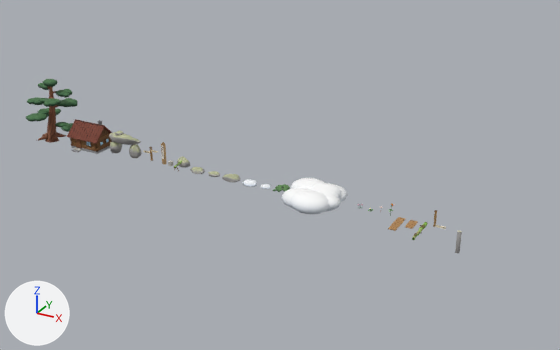
Renders of the Blender file blender/mountain_kit.blend from each side of a commit.
Camera for both pictures: a camera (50 mm lens) standing at (283.0, -257.0, 135.0) and looking at (139.0, 4.0, 5.0). The axes (+X, +Y, +Z) are drawn at lower left. The lights are the same throughout. The first picture is the older version.

In view in the first picture: 'Mtn_CloudPuff', 'Mtn_Haimatsu', 'Mtn_Hut', 'Mtn_Log', 'Mtn_Pine', 'Mtn_Plank', 'Mtn_PlankShort', 'Mtn_RockArch', 'Mtn_SignArrow', 'Mtn_SignPost', 'Mtn_StepPillar' and 8 more.
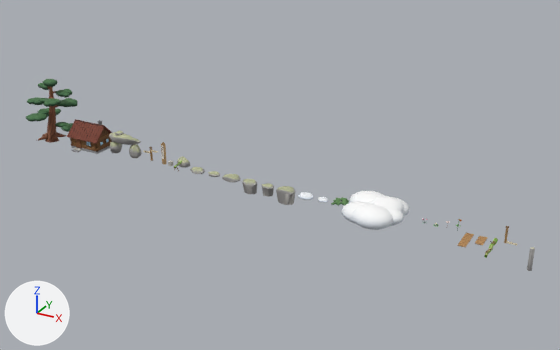
Location of each change, [x1, y1, x2, y2] in pixels of the pictures (560 x 350 px):
'Mtn_CloudPuff', moved
    before: [281, 178, 347, 214]
    after: [341, 191, 410, 230]
'Mtn_StairSlab_C', added
    after: [276, 186, 296, 205]
'Mtn_Plank', moved
    before: [388, 217, 405, 231]
    after: [457, 233, 474, 248]
'Mtn_StepPillar', moved
    before: [455, 230, 462, 253]
    after: [527, 247, 535, 271]
'Mtn_StairSlab_A', added
    after: [242, 179, 257, 194]
'Mtn_Haimatsu', moved
    before: [273, 184, 290, 192]
    after: [331, 197, 349, 206]
'Mtn_Log', moved
    before: [412, 222, 428, 240]
    after: [484, 238, 498, 258]
'Mtn_PlankShort', moved
    before: [405, 220, 418, 229]
    after: [475, 236, 488, 245]
'Mtn_StairSlab_B', added
    after: [261, 183, 274, 197]
'Mtn_SignPost', moved
    before: [433, 210, 437, 227]
    after: [504, 226, 509, 243]
'Mtn_SignArrow', moved
    before: [435, 225, 446, 229]
    after: [506, 241, 517, 246]

Patch to the scene script:
```diff
--- a/blender/mountain_kit.blend.py
+++ b/blender/mountain_kit.blend.py
@@ me_mtn_stairslab_c @@
+me_mtn_stairslab_c.from_pydata(...)  # 162 vertices, 320 faces; spans x -3.84..4.19, y -2.52..3.24, z -5.19..1.44
+me_mtn_stairslab_c.polygons.foreach_set('use_smooth', [True] * 320)
+me_mtn_stairslab_c.materials.append(mat_vertexcolor)
@@ me_mtn_stairslab_b @@
+me_mtn_stairslab_b.from_pydata(...)  # 162 vertices, 320 faces; spans x -2.66..2.97, y -2.0..2.31, z -3.76..1.04
+me_mtn_stairslab_b.polygons.foreach_set('use_smooth', [True] * 320)
+me_mtn_stairslab_b.materials.append(mat_vertexcolor)
@@ me_mtn_stairslab_a @@
+me_mtn_stairslab_a.from_pydata(...)  # 162 vertices, 320 faces; spans x -3.59..3.36, y -2.8..2.55, z -4.34..1.2
+me_mtn_stairslab_a.polygons.foreach_set('use_smooth', [True] * 320)
+me_mtn_stairslab_a.materials.append(mat_vertexcolor)
@@ ob_mtn_haimatsu @@
 ob_mtn_haimatsu = bpy.data.objects.new('Mtn_Haimatsu', me_mtn_haimatsu)
-ob_mtn_haimatsu.location = (142.7, 0.0, 0.0)
+ob_mtn_haimatsu.location = (169.3, 0.0, 0.0)
@@ ob_mtn_cloudpuff @@
 ob_mtn_cloudpuff = bpy.data.objects.new('Mtn_CloudPuff', me_mtn_cloudpuff)
-ob_mtn_cloudpuff.location = (161.2, 0.0, 0.0)
+ob_mtn_cloudpuff.location = (187.8, 0.0, 0.0)
@@ ob_mtn_plank @@
 ob_mtn_plank = bpy.data.objects.new('Mtn_Plank', me_mtn_plank)
-ob_mtn_plank.location = (195.0, 0.0, 0.0)
+ob_mtn_plank.location = (221.6, 0.0, 0.0)
@@ ob_mtn_plankshort @@
 ob_mtn_plankshort = bpy.data.objects.new('Mtn_PlankShort', me_mtn_plankshort)
-ob_mtn_plankshort.location = (200.0, 0.0, 0.0)
+ob_mtn_plankshort.location = (226.6, 0.0, 0.0)
@@ ob_mtn_log @@
 ob_mtn_log = bpy.data.objects.new('Mtn_Log', me_mtn_log)
-ob_mtn_log.location = (204.5, 0.0, 0.0)
+ob_mtn_log.location = (231.1, 0.0, 0.0)
@@ ob_mtn_signpost @@
 ob_mtn_signpost = bpy.data.objects.new('Mtn_SignPost', me_mtn_signpost)
-ob_mtn_signpost.location = (208.0, 0.0, 0.0)
+ob_mtn_signpost.location = (234.6, 0.0, 0.0)
@@ ob_mtn_signarrow @@
 ob_mtn_signarrow = bpy.data.objects.new('Mtn_SignArrow', me_mtn_signarrow)
-ob_mtn_signarrow.location = (212.7, 0.0, 0.0)
+ob_mtn_signarrow.location = (239.3, 0.0, 0.0)
@@ ob_mtn_steppillar @@
 ob_mtn_steppillar = bpy.data.objects.new('Mtn_StepPillar', me_mtn_steppillar)
-ob_mtn_steppillar.location = (217.7, 0.0, 0.0)
+ob_mtn_steppillar.location = (244.3, 0.0, 0.0)
@@ ob_mtn_stairslab_c @@
+ob_mtn_stairslab_c = bpy.data.objects.new('Mtn_StairSlab_C', me_mtn_stairslab_c)
+ob_mtn_stairslab_c.location = (144.2, 0.0, 0.0)
@@ ob_mtn_stairslab_b @@
+ob_mtn_stairslab_b = bpy.data.objects.new('Mtn_StairSlab_B', me_mtn_stairslab_b)
+ob_mtn_stairslab_b.location = (135.4, 0.0, 0.0)
@@ ob_mtn_stairslab_a @@
+ob_mtn_stairslab_a = bpy.data.objects.new('Mtn_StairSlab_A', me_mtn_stairslab_a)
+ob_mtn_stairslab_a.location = (127.1, 0.0, 0.0)
```
